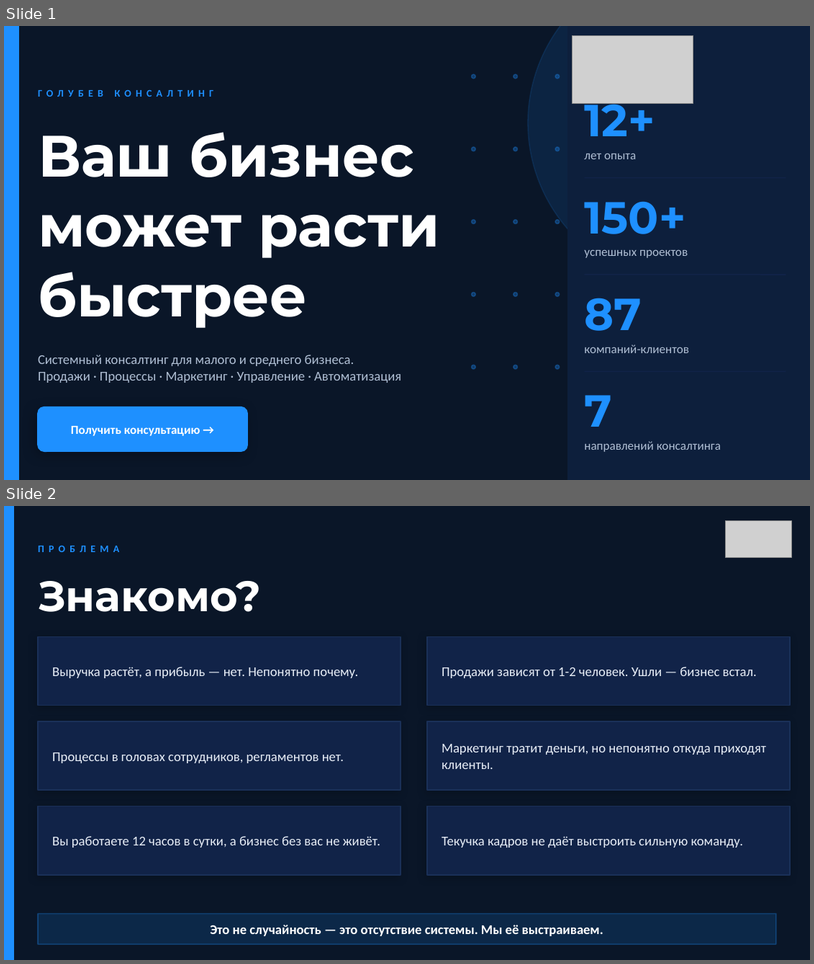
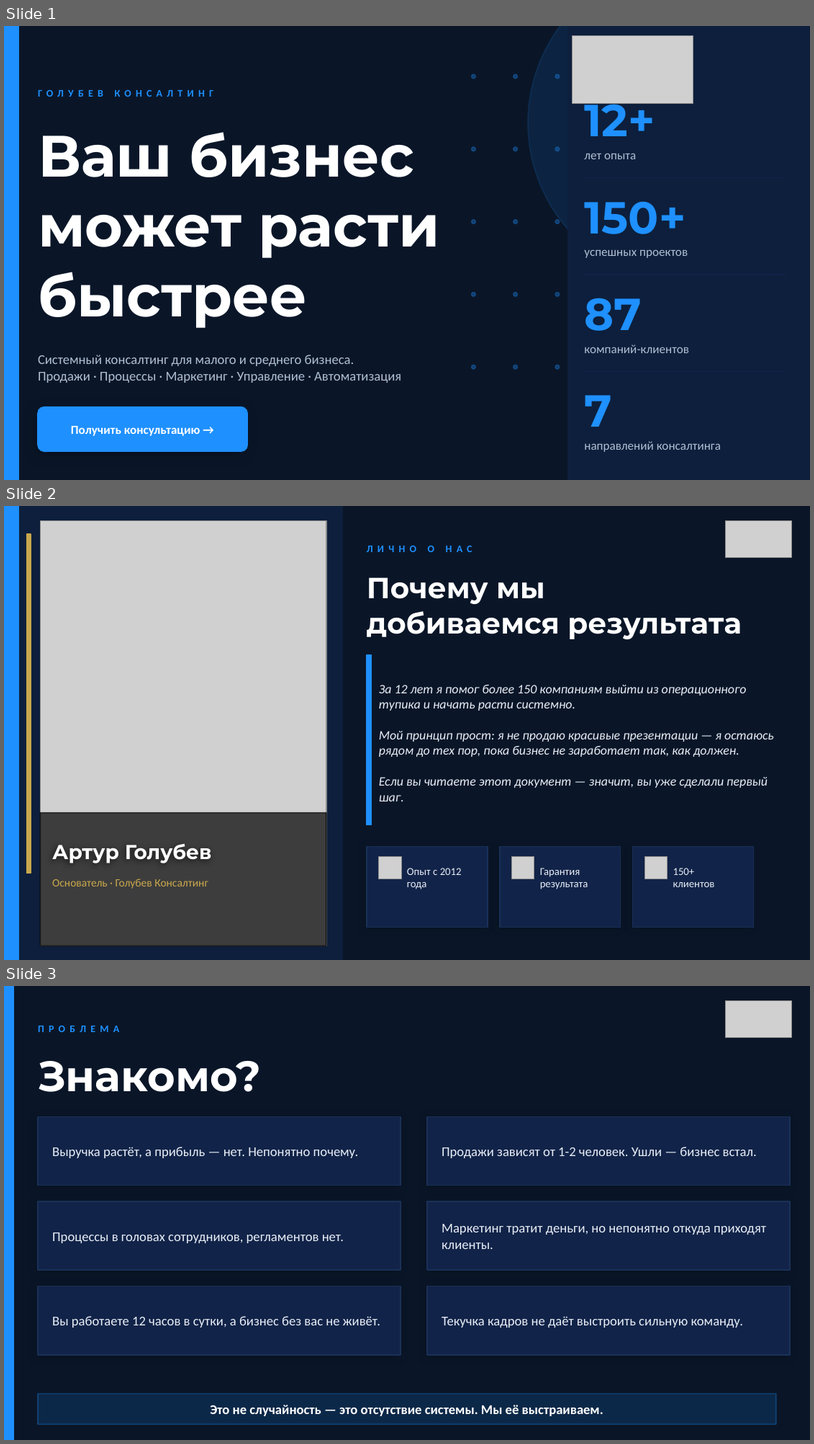
Before and after one commit to golubev-artur/golubev-growth-engine, a slide deck: public/Голубев_Консалтинг_Презентация.pptx. Shown one above the other, each under a label of ours: slides 1 and 2 before the commit, slides 1, 2 and 3 after it. The pictures are 814x964 and 814x1444 pixels, drawn with LibreOffice and Linux fonts; fonts in the diff are those of the drawing; grey boxes stand for pictures. Boxes give left, top, right and bottom in pixels: in the first picture for what was removed or moved away, otherwise in the second. Text is boxed around its words. In the diff, an @@ line names an element or a change of style, - is before the commit and + after.

```diff
--- a/public/Голубев_Консалтинг_Презентация.pptx
+++ b/public/Голубев_Консалтинг_Презентация.pptx
@@ slide 2 added at (4,506,810,960), background #0A1628 @@
@@ rectangle added at (4,506,342,959), fill #0D1F3C, outline #0D1F3C 1 pt @@
@@ rectangle added at (4,506,18,959), fill #1E90FF, outline #1E90FF 1 pt @@
@@ picture added at (40,520,327,945) @@
@@ picture added at (725,520,792,558) @@
@@ rectangle added at (26,534,31,873), fill #C9A84C, outline #C9A84C 1 pt @@
@@ text added at (410,546,417,552), 9 pt, text #1E90FF, bold @@
+ЛИЧНО О НАС
@@ text added at (367,577,742,639), 26 pt, text #FFFFFF, bold @@
+Почему мы
+добиваемся результата
@@ rectangle added at (367,655,372,824), fill #1E90FF, outline #1E90FF 1 pt @@
@@ text added at (379,685,774,801), 11.5 pt, text #E8EEF7, italic @@
+За 12 лет я помог более 150 компаниям выйти из операционного тупика и начать расти системно.
+Мой принцип прост: я не продаю красивые презентации — я остаюсь рядом до тех пор, пока бизнес не заработает так, как должен.
+Если вы читаете этот документ — значит, вы уже сделали первый шаг.
@@ rectangle added at (40,813,327,945), fill #000000 at 70% opacity, outline #000000 1 pt @@
@@ text added at (52,844,212,863), 18 pt, text #FFFFFF, bold @@
+Артур Голубев
@@ rectangle added at (367,847,488,927), fill #112348, outline #1A3058 1 pt @@
@@ rectangle added at (500,847,621,927), fill #112348, outline #1A3058 1 pt @@
@@ rectangle added at (633,847,754,927), fill #112348, outline #1A3058 1 pt @@
@@ picture added at (379,856,401,878) @@
@@ text added at (407,867,462,889), 9.5 pt, text #E8EEF7 @@
+Опыт с 2012
+года
@@ picture added at (512,856,535,878) @@
@@ text added at (540,867,589,889), 9.5 pt, text #E8EEF7 @@
+Гарантия
+результата
@@ picture added at (645,856,668,878) @@
@@ text added at (674,867,715,887), 9.5 pt, text #E8EEF7 @@
+150+
+клиентов
@@ text added at (52,878,208,888), 10 pt, text #C9A84C @@
+Основатель · Голубев Консалтинг
@@ what was slide 2 is now slide 3 @@
```
Also in this commit, not shown: 5 slides changed, 1 other file.
